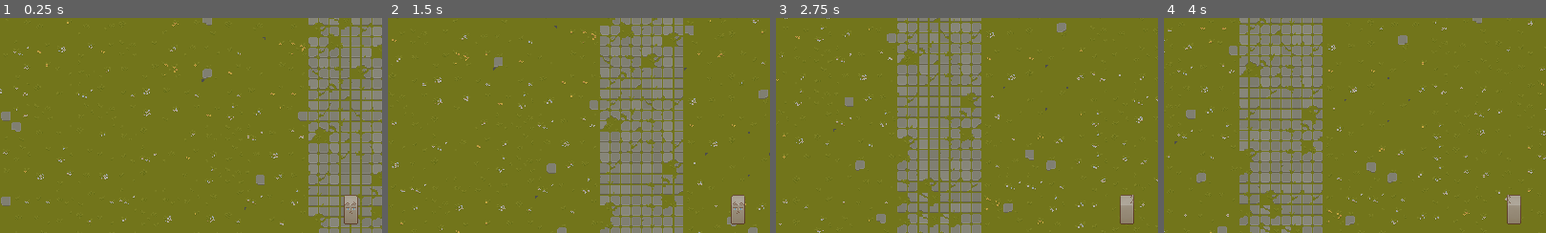
Above: before the commit, frames 1-4 (left to right).
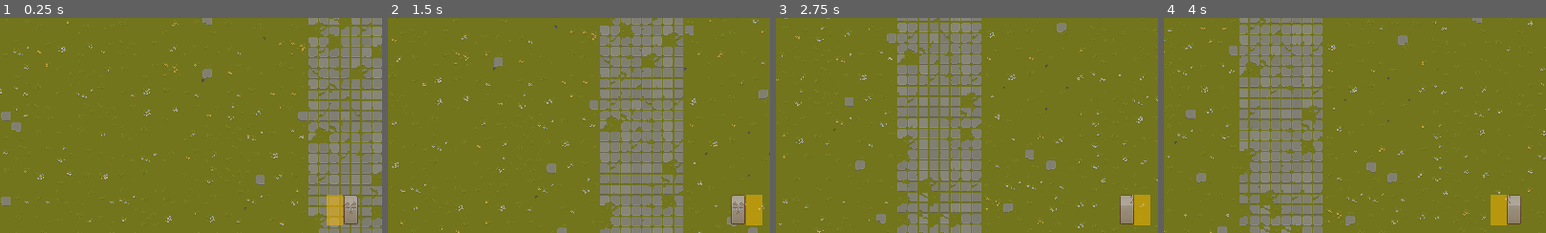
Above: after the commit, the same moments.

Repository: reyhanfarabi/project-survive
Game: Godot game, scene res://scenes/main.tscn
The game is run twice, just before and just after one commit, with the same random seed, the same clock (stepped at 60 frames per second) and the same inputs. The project has no main scene, so this scene is started directly.
Inputs:
- Up to frame 1 (0.25 s): no input
- Up to frame 2 (1.5 s): tap Enter at 0.5 s; hold D (right) 0.53-1.28 s; tap W (top) at 0.6, 1.35 s; hold S (down) from 1.28 s (still down)
- Up to frame 3 (2.75 s): release S (down) at 2.03 s; hold D (right) from 2.03 s (still down); tap W (top) at 2.1 s
- Up to frame 4 (4 s): tap W (top) at 2.85, 3.6 s; release D (right) at 3.53 s; hold A (left) from 3.53 s (still down)
The pictures show only the part of the screen within x 4-54%, y 1-51%; the shares and areas given below are measured in that part.

The runs differ from the first frame. In frame 1, 0.6% of the frame differs, in the area x 85-90%, y 82-97%; in frame 2, 0.6%; in frame 3, 0.6%; in frame 4, 0.6%.

Commit message:
add basic attack hitbox

Diff:
--- a/scenes/player.tscn
+++ b/scenes/player.tscn
@@ -1,10 +1,13 @@
-[gd_scene load_steps=4 format=3 uid="uid://dyd4eearhya2n"]
+[gd_scene load_steps=5 format=3 uid="uid://6aw2iknw3gux"]
 
 [ext_resource type="Script" path="res://scripts/player.gd" id="1_l1yk1"]
 [ext_resource type="Texture2D" uid="uid://8dwwfad7bybr" path="res://assets/texture/TX Player.png" id="1_ymbsv"]
 
 [sub_resource type="RectangleShape2D" id="RectangleShape2D_pefr1"]
 size = Vector2(21.25, 16.5)
+
+[sub_resource type="RectangleShape2D" id="RectangleShape2D_d7102"]
+size = Vector2(24, 44.875)
 
 [node name="Player" type="CharacterBody2D"]
 collision_layer = 2
@@ -17,3 +20,16 @@
 [node name="CollisionShape2D" type="CollisionShape2D" parent="."]
 position = Vector2(0.375, -14)
 shape = SubResource("RectangleShape2D_pefr1")
+
+[node name="AttackHitbox" type="Area2D" parent="."]
+
+[node name="CollisionShape2D" type="CollisionShape2D" parent="AttackHitbox"]
+position = Vector2(-24, -27.4375)
+shape = SubResource("RectangleShape2D_d7102")
+
+[node name="ColorRect" type="ColorRect" parent="AttackHitbox"]
+offset_left = -36.0
+offset_top = -50.0
+offset_right = -12.0
+offset_bottom = -5.0
+color = Color(1, 0.729412, 0, 0.490196)
--- a/scripts/player.gd
+++ b/scripts/player.gd
@@ -28,8 +28,11 @@
 	if input.x > 0:
 		$Sprite2D.frame = 2
 		get_node("Sprite2D").set_flip_h(true)
+		$AttackHitbox.scale = Vector2(-1, 1)
+
 	elif input.x < 0:
 		$Sprite2D.frame = 2
 		get_node("Sprite2D").set_flip_h(false)
+		$AttackHitbox.scale = Vector2(1, 1)
 
 	pass
Not shown: 1 places in scenes/main.tscn that only renumber resources
